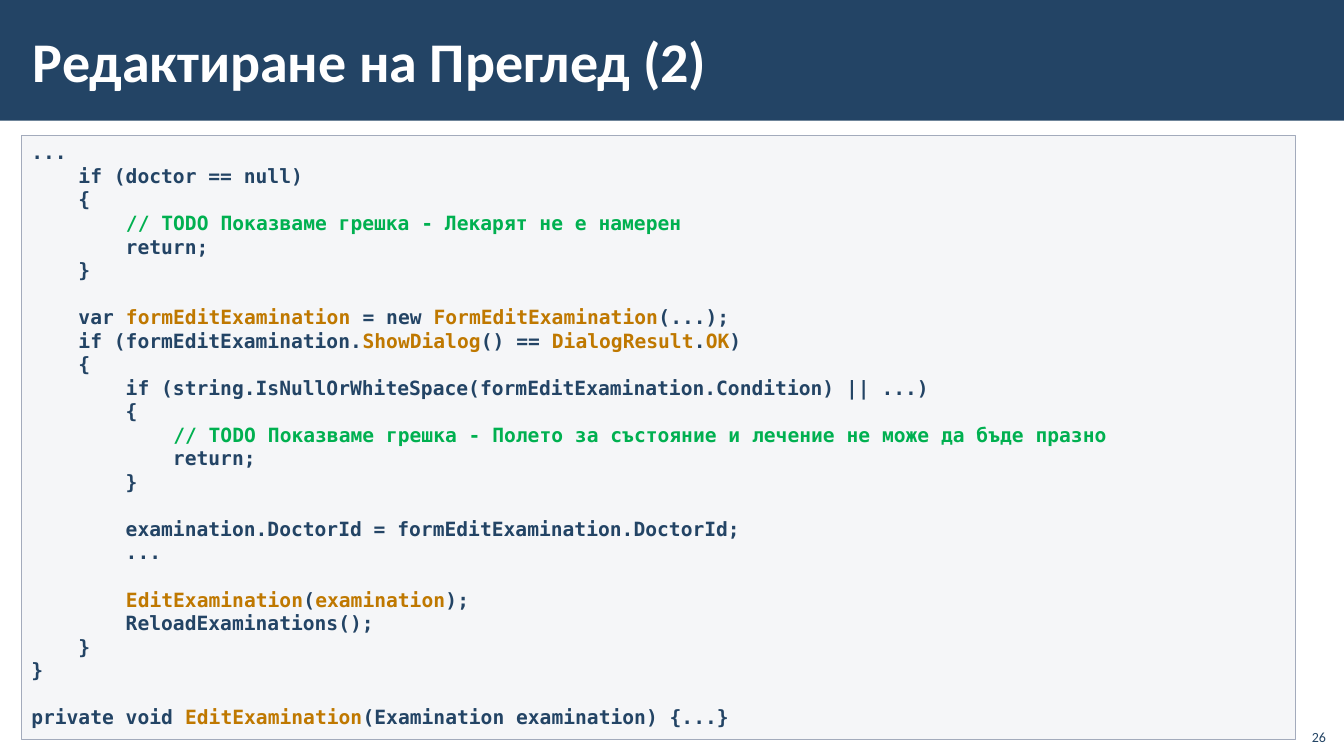
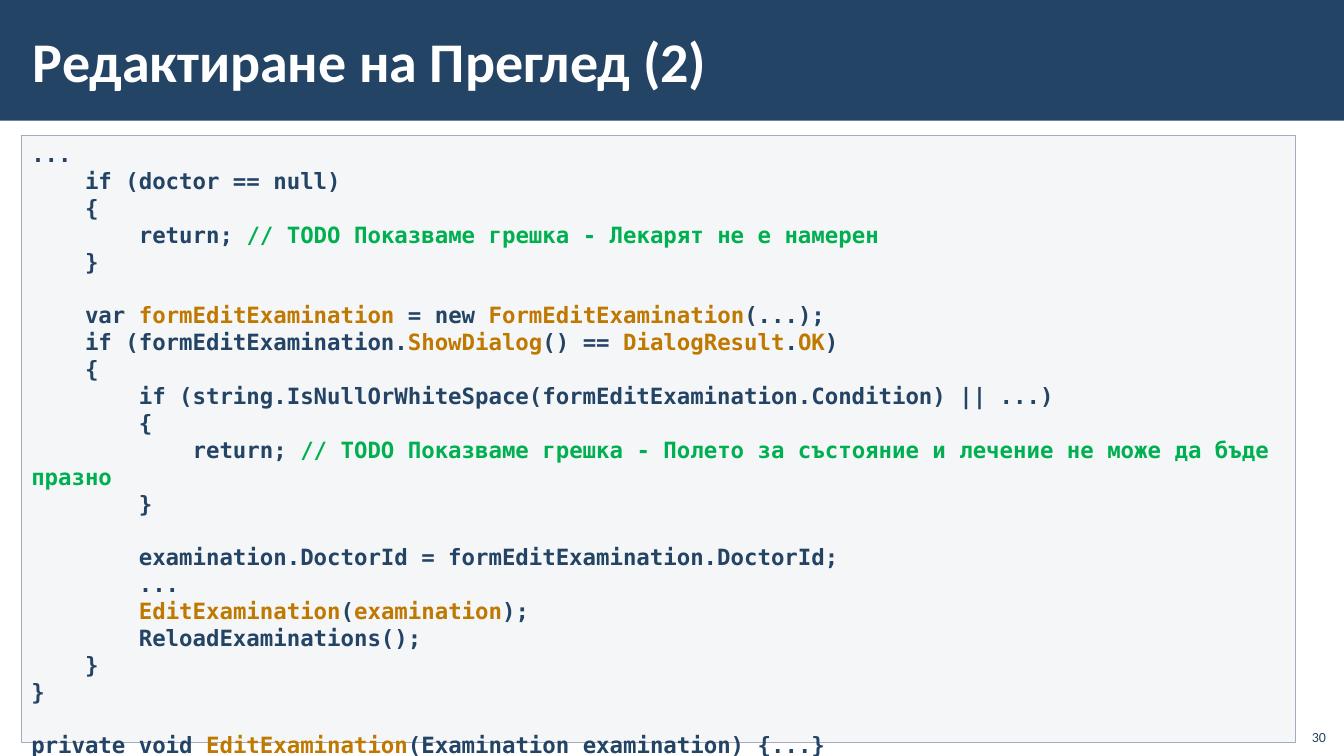
Before and after one commit to BG-IT-Edu/School-Programming, a slide deck: slide 30 of Courses/Software-Sciences/Module-4-Information-Systems-New/12-Implementation-of-Information-System/12-Implementation-of-Information-System-Third-Part.pptx (slide 26 before the commit). Drawn at 1344x756 pixels with LibreOffice and Linux fonts; fonts in the diff are those of the drawing; background and template pictures are left out. Boxes give left, top, right and bottom in pixels: in the first picture for what was removed or moved away, otherwise in the second. Text is boxed around its words. In the diff, an @@ line names an element or a change of style, - is before the commit and + after.

```diff
--- a/Courses/Software-Sciences/Module-4-Information-Systems-New/12-Implementation-of-Information-System/12-Implementation-of-Information-System-Third-Part.pptx
+++ b/Courses/Software-Sciences/Module-4-Information-Systems-New/12-Implementation-of-Information-System/12-Implementation-of-Information-System-Third-Part.pptx
@@ text in rectangle at (31, 171, 946, 756): size 14 to 16 pt in "...", "if (doctor == null)", "{", "}" and 13 more places @@
@@ text in rectangle at (139, 226, 879, 248): text changed; size 14 to 16 pt @@
-// TODO Показваме грешка - Лекарят не е намерен
-return;
+return; // TODO Показваме грешка - Лекарят не е намерен
@@ text in rectangle at (31, 440, 1269, 490): text changed; size 14 to 16 pt @@
-// TODO Показваме грешка - Полето за състояние и лечение не може да бъде празно
-return;
+return; // TODO Показваме грешка - Полето за състояние и лечение не може да бъде празно
@@ page number at (1312, 733, 1326, 742): text changed @@
-26
+30
```
Also in this commit, not shown: 39 other slides changed, 5 slides added.
